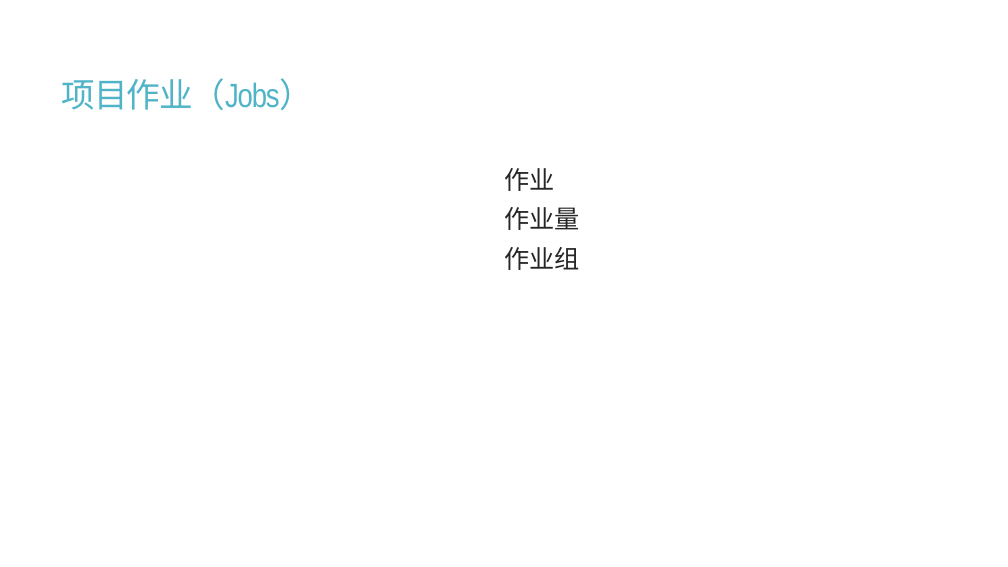
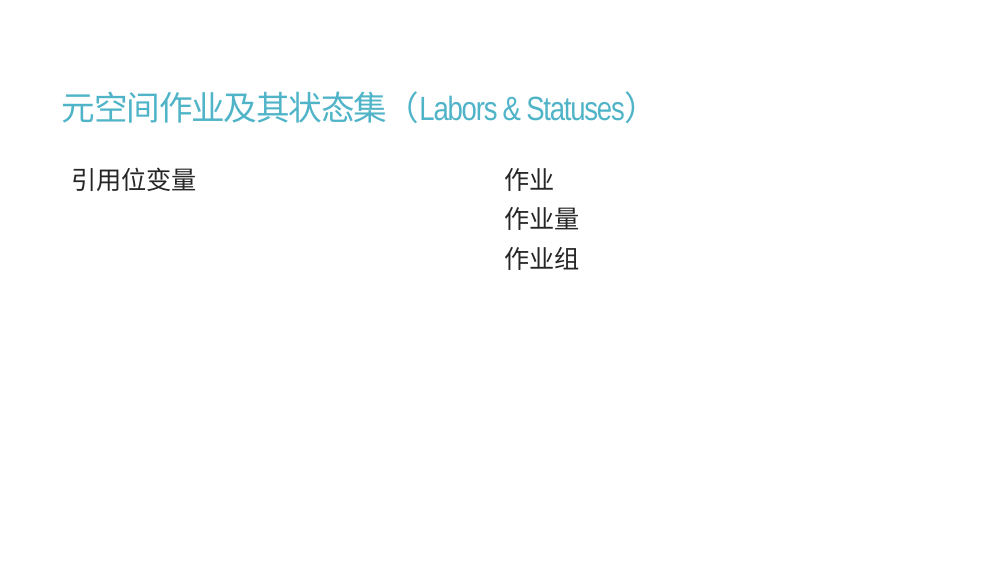
Before and after one commit to calcyu/chainway, a slide deck: slide 9 of Docs/城乡振兴元宇宙.pptx (slide 14 before the commit). Drawn at 1008x567 pixels with LibreOffice and Linux fonts; fonts in the diff are those of the drawing. Boxes give left, top, right and bottom in pixels: in the first picture for what was removed or moved away, otherwise in the second. Text is boxed around its words. In the diff, an @@ line names an element or a change of style, - is before the commit and + after.

```diff
--- a/Docs/城乡振兴元宇宙.pptx
+++ b/Docs/城乡振兴元宇宙.pptx
@@ title at <box>62,91,658,123</box>: text changed; font Noto Sans CJK SC to Arial Narrow @@
-项目作业（Jobs）
+元空间作业及其状态集（Labors & Statuses）
@@ text added at <box>71,167,197,191</box>, 24 pt, text #262626 @@
+  引用位变量
```
Also in this commit, not shown: 8 other slides changed, 1 slide added, 1 slide removed, 15 other files.
